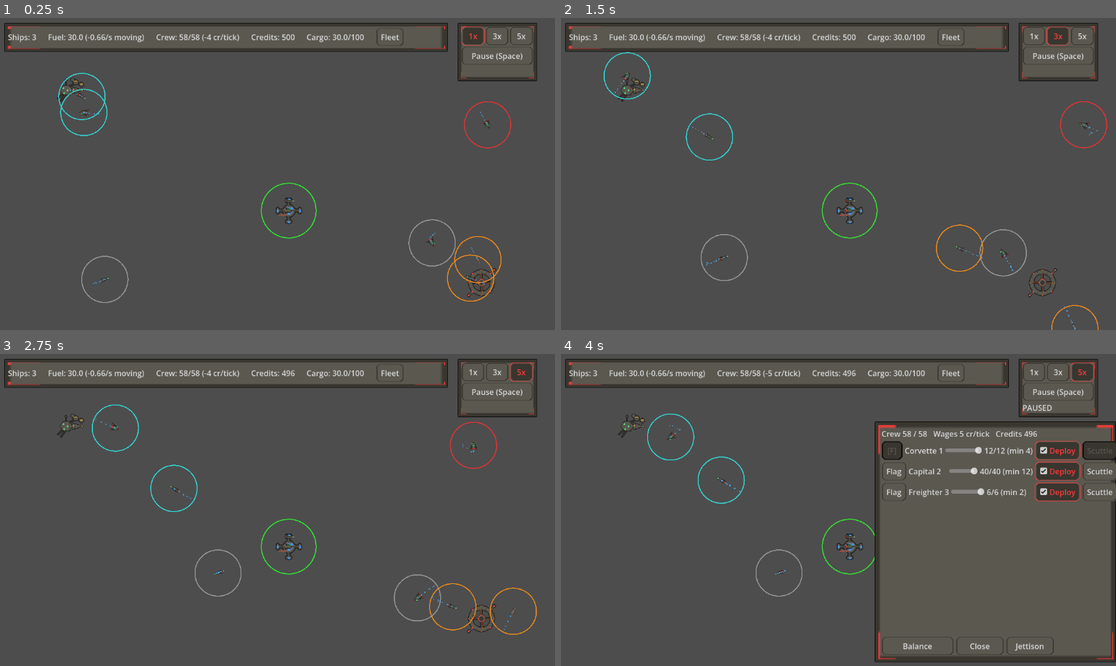
Above: before the commit, frames 1-4 (two rows, left to right).
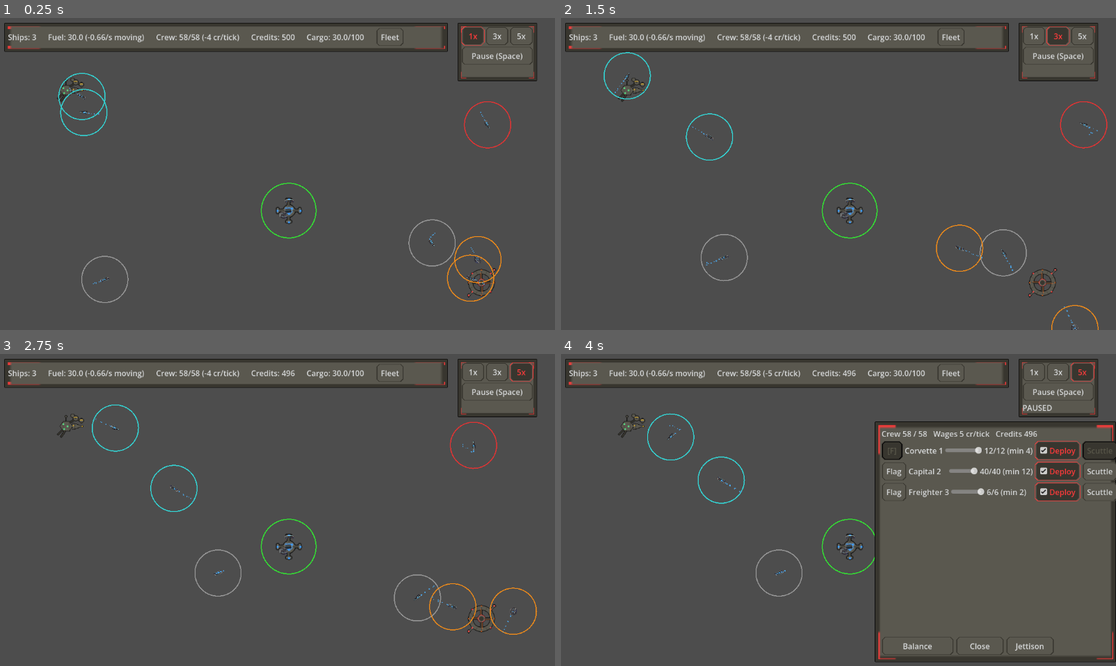
Above: after the commit, the same moments.

Repository: darthlemi/SpaceGame
Game: Godot game, scene res://scenes/campaign/campaign_scene.tscn
The game is run twice, just before and just after one commit, with the same random seed, the same clock (stepped at 60 frames per second) and the same inputs.
Inputs:
- Up to frame 1 (0.25 s): no input
- Up to frame 2 (1.5 s): click "1x" at 0.5 s; click "3x" at 1.25 s
- Up to frame 3 (2.75 s): click "5x" at 2 s
- Up to frame 4 (4 s): click "Fleet" at 2.75 s; click "Flag" at 3.5 s

The runs differ from the first frame. In frame 1, 0.1% of the frame differs, in the area x 13-89%, y 24-85%; in frame 2, 0.1%; in frame 3, 0.1%; in frame 4, less than 0.1%.

Commit message:
Hook up kitbash ship sprites at 2x in-game size
- corvette/capital/freighter.png: Blender renders at 1:1 world size
  (~70/153/101 px long, about 2x the old ships); Sprite2D scale 1
- Collision + hit_radius doubled (24/68/44), ShieldGlow octagons doubled
- Engine hitboxes moved onto the rendered engine banks, radius doubled
- Mount counts unchanged (corvette 1, capital 3, freighter 0); mounts sit
  on render plates from .mounts.json, capital third mount on the prow
- art/README.md: in-game render --res values

Co-Authored-By: Claude Opus 5.5 <noreply@anthropic.com>

Diff:
--- a/scenes/ship/ship_capital.tscn
+++ b/scenes/ship/ship_capital.tscn
@@ -9,12 +9,12 @@
 [ext_resource type="Texture2D" path="res://assets/sprites/ships/capital.png" id="8"]
 
 [sub_resource type="CircleShape2D" id="1"]
-radius = 34.0
+radius = 68.0
 
 [node name="Ship" type="CharacterBody2D"]
 script = ExtResource("1")
 ship_type = 2
-hit_radius = 34.0
+hit_radius = 68.0
 randomize_loadout = true
 
 [node name="CollisionShape2D" type="CollisionShape2D" parent="."]
@@ -22,7 +22,6 @@
 
 [node name="Sprite2D" type="Sprite2D" parent="."]
 texture = ExtResource("8")
-scale = Vector2(0.6, 0.6)
 
 [node name="Hull" type="Node2D" parent="."]
 script = ExtResource("2")
@@ -37,26 +36,26 @@
 max_speed = 90.0
 turn_rate = 1.0
 acceleration = 60.0
-hitbox_radius = 10.0
-position = Vector2(-20, 0)
+hitbox_radius = 20.0
+position = Vector2(-66, 0)
 
 [node name="WeaponMount" type="Node2D" parent="."]
 script = ExtResource("5")
-position = Vector2(24, 0)
-hitbox_radius = 9.0
+position = Vector2(47, 0)
+hitbox_radius = 18.0
 
 [node name="WeaponMount2" type="Node2D" parent="."]
 script = ExtResource("5")
-position = Vector2(10, -14)
-hitbox_radius = 9.0
+position = Vector2(40, -31)
+hitbox_radius = 18.0
 
 [node name="WeaponMount3" type="Node2D" parent="."]
 script = ExtResource("5")
-position = Vector2(10, 14)
-hitbox_radius = 9.0
+position = Vector2(40, 31)
+hitbox_radius = 18.0
 
 [node name="ShieldGlow" type="Polygon2D" parent="."]
-polygon = PackedVector2Array(42, 0, 29.7, 29.7, 0, 42, -29.7, 29.7, -42, 0, -29.7, -29.7, 0, -42, 29.7, -29.7)
+polygon = PackedVector2Array(84, 0, 59.4, 59.4, 0, 84, -59.4, 59.4, -84, 0, -59.4, -59.4, 0, -84, 59.4, -59.4)
 color = Color(0.4, 0.8, 1, 0.35)
 
 [node name="VFX" type="Node2D" parent="."]
--- a/scenes/ship/ship_corvette.tscn
+++ b/scenes/ship/ship_corvette.tscn
@@ -9,12 +9,12 @@
 [ext_resource type="Texture2D" path="res://assets/sprites/ships/corvette.png" id="8"]
 
 [sub_resource type="CircleShape2D" id="1"]
-radius = 12.0
+radius = 24.0
 
 [node name="Ship" type="CharacterBody2D"]
 script = ExtResource("1")
 ship_type = 0
-hit_radius = 12.0
+hit_radius = 24.0
 randomize_loadout = true
 
 [node name="CollisionShape2D" type="CollisionShape2D" parent="."]
@@ -22,7 +22,6 @@
 
 [node name="Sprite2D" type="Sprite2D" parent="."]
 texture = ExtResource("8")
-scale = Vector2(0.8, 0.8)
 
 [node name="Hull" type="Node2D" parent="."]
 script = ExtResource("2")
@@ -37,16 +36,16 @@
 max_speed = 280.0
 turn_rate = 5.0
 acceleration = 220.0
-hitbox_radius = 5.0
-position = Vector2(-6, 0)
+hitbox_radius = 10.0
+position = Vector2(-30, 0)
 
 [node name="WeaponMount" type="Node2D" parent="."]
 script = ExtResource("5")
-hitbox_radius = 5.0
-position = Vector2(8, 0)
+hitbox_radius = 10.0
+position = Vector2(6.5, 0)
 
 [node name="ShieldGlow" type="Polygon2D" parent="."]
-polygon = PackedVector2Array(16, 0, 11.3, 11.3, 0, 16, -11.3, 11.3, -16, 0, -11.3, -11.3, 0, -16, 11.3, -11.3)
+polygon = PackedVector2Array(32, 0, 22.6, 22.6, 0, 32, -22.6, 22.6, -32, 0, -22.6, -22.6, 0, -32, 22.6, -22.6)
 color = Color(0.4, 0.8, 1, 0.35)
 
 [node name="VFX" type="Node2D" parent="."]
--- a/scenes/ship/ship_freighter.tscn
+++ b/scenes/ship/ship_freighter.tscn
@@ -8,19 +8,18 @@
 [ext_resource type="Texture2D" path="res://assets/sprites/ships/freighter.png" id="6"]
 
 [sub_resource type="CircleShape2D" id="1"]
-radius = 22.0
+radius = 44.0
 
 [node name="Ship" type="CharacterBody2D"]
 script = ExtResource("1")
 ship_type = 1
-hit_radius = 22.0
+hit_radius = 44.0
 
 [node name="CollisionShape2D" type="CollisionShape2D" parent="."]
 shape = SubResource("1")
 
 [node name="Sprite2D" type="Sprite2D" parent="."]
 texture = ExtResource("6")
-scale = Vector2(0.75, 0.75)
 
 [node name="Hull" type="Node2D" parent="."]
 script = ExtResource("2")
@@ -35,11 +34,11 @@
 max_speed = 110.0
 turn_rate = 1.5
 acceleration = 80.0
-hitbox_radius = 8.0
-position = Vector2(-12, 0)
+hitbox_radius = 16.0
+position = Vector2(-45, 0)
 
 [node name="ShieldGlow" type="Polygon2D" parent="."]
-polygon = PackedVector2Array(28, 0, 19.8, 19.8, 0, 28, -19.8, 19.8, -28, 0, -19.8, -19.8, 0, -28, 19.8, -19.8)
+polygon = PackedVector2Array(56, 0, 39.6, 39.6, 0, 56, -39.6, 39.6, -56, 0, -39.6, -39.6, 0, -56, 39.6, -39.6)
 color = Color(0.4, 0.8, 1, 0.35)
 
 [node name="VFX" type="Node2D" parent="."]
--- a/tests/test_ship_type_scenes.gd
+++ b/tests/test_ship_type_scenes.gd
@@ -43,20 +43,20 @@
 	if capital.weapon_mounts.size() != 3:
 		failures.append("ship_capital.tscn: expected exactly 3 WeaponMounts, got %d" % capital.weapon_mounts.size())
 
-	if not is_equal_approx(corvette.hit_radius, 12.0):
-		failures.append("ship_corvette.tscn: expected hit_radius 12.0, got %s" % corvette.hit_radius)
+	if not is_equal_approx(corvette.hit_radius, 24.0):
+		failures.append("ship_corvette.tscn: expected hit_radius 24.0, got %s" % corvette.hit_radius)
 	if corvette.weapon_mounts.size() == 1 and corvette.weapon_mounts[0].hitbox_radius <= 0.0:
 		failures.append("ship_corvette.tscn: expected the WeaponMount to have a positive hitbox_radius")
 	if corvette.engine.hitbox_radius <= 0.0:
 		failures.append("ship_corvette.tscn: expected the Engine to have a positive hitbox_radius")
 
-	if not is_equal_approx(freighter.hit_radius, 22.0):
-		failures.append("ship_freighter.tscn: expected hit_radius 22.0, got %s" % freighter.hit_radius)
+	if not is_equal_approx(freighter.hit_radius, 44.0):
+		failures.append("ship_freighter.tscn: expected hit_radius 44.0, got %s" % freighter.hit_radius)
 	if freighter.engine.hitbox_radius <= 0.0:
 		failures.append("ship_freighter.tscn: expected the Engine to have a positive hitbox_radius")
 
-	if not is_equal_approx(capital.hit_radius, 34.0):
-		failures.append("ship_capital.tscn: expected hit_radius 34.0, got %s" % capital.hit_radius)
+	if not is_equal_approx(capital.hit_radius, 68.0):
+		failures.append("ship_capital.tscn: expected hit_radius 68.0, got %s" % capital.hit_radius)
 	for mount in capital.weapon_mounts:
 		if mount.hitbox_radius <= 0.0:
 			failures.append("ship_capital.tscn: expected every capital WeaponMount to have a positive hitbox_radius")
Binary file changed: assets/sprites/ships/capital.png
Binary file changed: assets/sprites/ships/corvette.png
Binary file changed: assets/sprites/ships/freighter.png
